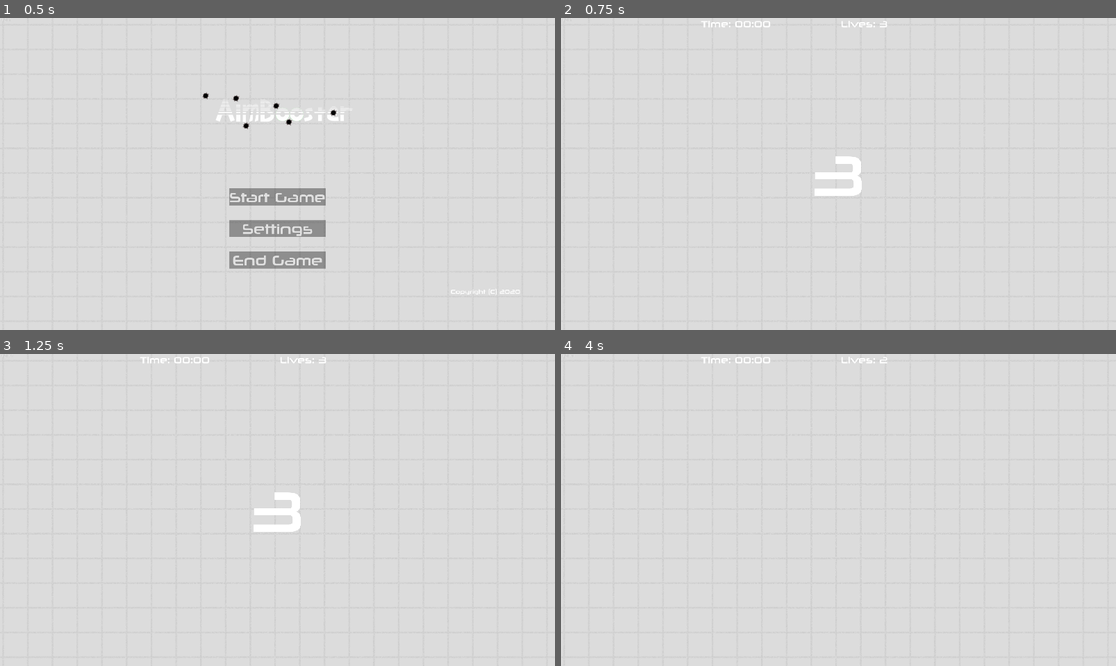
Above: before the commit, frames 1-4 (two rows, left to right).
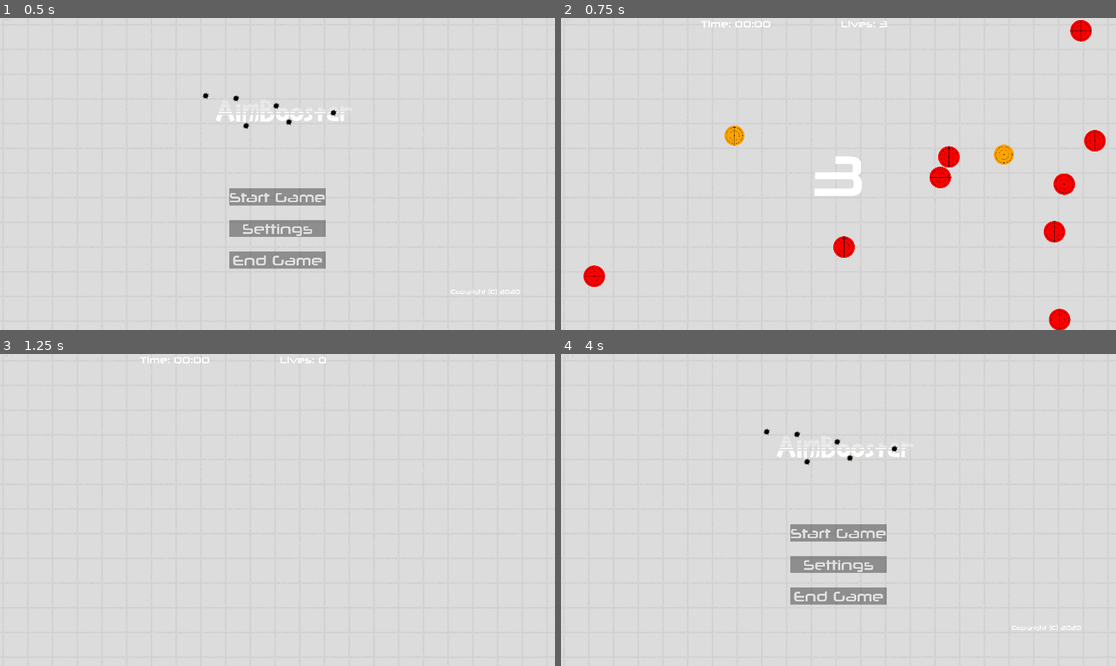
Above: after the commit, the same moments.

Repository: CasualYT31/aimbooster
Game: Godot game, scene res://scenes/Root.tscn
Two runs of this game, one before a commit and one after it. Both use one fixed random seed, a clock stepped at 60 frames per second and the inputs below.
Inputs (mouse positions are in pixels of both pictures, inside the frame that each line leads up to):
- Up to frame 1 (0.5 s): no input
- Up to frame 2 (0.75 s): click "Start Game" at 0.5 s
- Up to frame 3 (1.25 s): no input
- Up to frame 4 (4 s): tap Enter at 1.25, 3.5 s; move the mouse to (960, 494) at 1.27 s; click (960, 494) at 1.42 s; tap Space at 2 s; move the mouse to (727, 525) at 2.02 s; click (727, 525) at 2.17 s; move the mouse to (894, 441) at 2.77 s; click (894, 441) at 2.92 s; move the mouse to (810, 572) at 3.52 s; click (810, 572) at 3.67 s

Frame 1 is identical in both runs. In frame 2, 2.3% of the frame differs, in the area x 4-99%, y 0-100%; in frame 3, 0.6%; in frame 4, 2.9%, in the area x 25-94%, y 0-89%.

Commit message:
Added difficulty slider to effect starting difficulty, and added conditional end game message

Diff:
--- a/scenes/GameMenu.tscn
+++ b/scenes/GameMenu.tscn
@@ -6,8 +6,12 @@
 [ext_resource path="res://graphical/ButtonStyles/ButtonNormal.stylebox" type="StyleBox" id=4]
 [ext_resource path="res://graphical/ButtonStyles/ButtonsHover.stylebox" type="StyleBox" id=5]
 
+[sub_resource type="DynamicFont" id=1]
+size = 200
+font_data = ExtResource( 1 )
+
 [sub_resource type="DynamicFont" id=2]
-size = 200
+size = 32
 font_data = ExtResource( 1 )
 
 [sub_resource type="DynamicFont" id=3]
@@ -15,11 +19,11 @@
 font_data = ExtResource( 1 )
 
 [sub_resource type="DynamicFont" id=4]
-size = 32
+size = 48
 font_data = ExtResource( 1 )
 
 [sub_resource type="DynamicFont" id=5]
-size = 48
+size = 40
 font_data = ExtResource( 1 )
 
 [sub_resource type="DynamicFont" id=6]
@@ -31,10 +35,6 @@
 font_data = ExtResource( 1 )
 
 [sub_resource type="DynamicFont" id=8]
-size = 40
-font_data = ExtResource( 1 )
-
-[sub_resource type="DynamicFont" id=9]
 size = 40
 font_data = ExtResource( 1 )
 
--- a/scenes/SettingsMenu.tscn
+++ b/scenes/SettingsMenu.tscn
@@ -106,7 +106,7 @@
 [node name="GridContainer" type="GridContainer" parent="MarginContainer/VBoxContainer"]
 margin_left = 418.0
 margin_right = 1261.0
-margin_bottom = 460.0
+margin_bottom = 520.0
 size_flags_horizontal = 4
 size_flags_vertical = 2
 custom_constants/vseparation = 20
@@ -305,33 +305,60 @@
 margin_bottom = 340.0
 custom_fonts/font = SubResource( 14 )
 
+[node name="StartDifficultyLabel" type="Label" parent="MarginContainer/VBoxContainer/GridContainer"]
+margin_top = 360.0
+margin_right = 299.0
+margin_bottom = 400.0
+custom_fonts/font = SubResource( 14 )
+text = "Start Difficulty"
+align = 2
+
+[node name="StartDifficulty" type="HSlider" parent="MarginContainer/VBoxContainer/GridContainer"]
+margin_left = 319.0
+margin_top = 360.0
+margin_right = 673.0
+margin_bottom = 400.0
+size_flags_horizontal = 3
+size_flags_vertical = 3
+min_value = 1.0
+max_value = 4.0
+step = 0.1
+value = 1.0
+
+[node name="StartDifficultyValueLabel" type="Label" parent="MarginContainer/VBoxContainer/GridContainer"]
+margin_left = 693.0
+margin_top = 360.0
+margin_right = 843.0
+margin_bottom = 400.0
+custom_fonts/font = SubResource( 14 )
+
 [node name="FullscreenLabel" type="Label" parent="MarginContainer/VBoxContainer/GridContainer"]
 margin_left = 74.0
-margin_top = 360.0
-margin_right = 299.0
-margin_bottom = 400.0
+margin_top = 420.0
+margin_right = 299.0
+margin_bottom = 460.0
 size_flags_horizontal = 8
 custom_fonts/font = SubResource( 15 )
 text = "Full Screen"
 
 [node name="Fullscreen" type="CheckBox" parent="MarginContainer/VBoxContainer/GridContainer"]
 margin_left = 319.0
-margin_top = 360.0
-margin_right = 673.0
-margin_bottom = 400.0
+margin_top = 420.0
+margin_right = 673.0
+margin_bottom = 460.0
 size_flags_horizontal = 3
 size_flags_vertical = 3
 
 [node name="MarginContainer" type="MarginContainer" parent="MarginContainer/VBoxContainer/GridContainer"]
 margin_left = 693.0
-margin_top = 360.0
-margin_right = 843.0
-margin_bottom = 400.0
+margin_top = 420.0
+margin_right = 843.0
+margin_bottom = 460.0
 
 [node name="FPSCounterLabel" type="Label" parent="MarginContainer/VBoxContainer/GridContainer"]
-margin_top = 420.0
-margin_right = 299.0
-margin_bottom = 460.0
+margin_top = 480.0
+margin_right = 299.0
+margin_bottom = 520.0
 custom_fonts/font = SubResource( 16 )
 text = "FPS-Counter"
 align = 2
@@ -341,15 +368,15 @@
 
 [node name="FPSCounterButton" type="CheckBox" parent="MarginContainer/VBoxContainer/GridContainer"]
 margin_left = 319.0
-margin_top = 420.0
-margin_right = 673.0
-margin_bottom = 460.0
+margin_top = 480.0
+margin_right = 673.0
+margin_bottom = 520.0
 
 [node name="BackButton" type="Button" parent="MarginContainer/VBoxContainer/GridContainer"]
 margin_left = 693.0
-margin_top = 420.0
-margin_right = 843.0
-margin_bottom = 460.0
+margin_top = 480.0
+margin_right = 843.0
+margin_bottom = 520.0
 rect_min_size = Vector2( 150, 0 )
 size_flags_horizontal = 3
 size_flags_vertical = 4
@@ -371,6 +398,7 @@
 [connection signal="pressed" from="MarginContainer/VBoxContainer/GridContainer/ModeContainer/ModeEnemy" to="." method="_on_ModeEnemy_pressed"]
 [connection signal="value_changed" from="MarginContainer/VBoxContainer/GridContainer/Lives" to="." method="_on_Lives_value_changed"]
 [connection signal="value_changed" from="MarginContainer/VBoxContainer/GridContainer/Time" to="." method="_on_Time_value_changed"]
+[connection signal="value_changed" from="MarginContainer/VBoxContainer/GridContainer/StartDifficulty" to="." method="_on_StartDifficulty_value_changed"]
 [connection signal="toggled" from="MarginContainer/VBoxContainer/GridContainer/Fullscreen" to="." method="_on_Fullscreen_toggled"]
 [connection signal="toggled" from="MarginContainer/VBoxContainer/GridContainer/FPSCounterButton" to="." method="_on_FPSCounterButton_toggled"]
 [connection signal="pressed" from="MarginContainer/VBoxContainer/GridContainer/BackButton" to="." method="_on_BackButton_pressed"]
--- a/scripts/Game.gd
+++ b/scripts/Game.gd
@@ -25,7 +25,7 @@
 var minutes: int = 0
 # spawn timing variables
 var spawnTimerCounter: float = 0.0 # timer that counts the number of seconds since last spawn
-var timeUntilNextSpawn: float = 3.0 # defines the length of time that must elapse until next spawn
+var timeUntilNextSpawn: float = 0.0 # <<<defined value in _ready
 
 # Variables - Difficulty Data
 # variables that define difficulty
@@ -48,11 +48,12 @@
 var chanceOfStationaryTarget: int = 100
 # how long the target should remain on screen for
 # this value is to be gradually made smaller when adjusting difficulty
-var activeLifeOfTarget: float = 2.5 # timeUntilNextSpawn
-
+var activeLifeOfTarget: float = 0.0 # check _ready for value changes <<<< IMPORTANT
 # Variables - Game Over State Data
 # flag which signifies if the game has ended or not
 var gameHasEnded := false
+
+var gameOverText: = " " # Text for end of game message
 
 # Functions - Initialisation
 func _ready():
@@ -60,6 +61,13 @@
 	statistics = Statistics.new(settings.lives, settings.time)
 	lives = settings.lives
 	_updateLivesDisplay()
+
+	timeUntilNextSpawn = settings.startDifficulty # defines the length of time that must elapse until next spawn
+
+	if timeUntilNextSpawn >= 0.8:
+		activeLifeOfTarget = timeUntilNextSpawn - 0.5
+	else:
+		activeLifeOfTarget = 0.3
 
 # Functions - Game Loop
 func _process(delta):
@@ -141,9 +149,9 @@
 	# decrease both activeLifeOfTarget and timeUntilNextSpawn by a small random amount
 func _increaseDifficulty():
 	if timeUntilNextSpawn >= 0.2:
-		timeUntilNextSpawn -= randf() / 10 * 5
+		timeUntilNextSpawn -= randf() / 10
 	if activeLifeOfTarget >= 0.3:
-		activeLifeOfTarget -= randf() / 10 * 5
+		activeLifeOfTarget -= randf() / 10
 
 	if chanceOfRedTarget >= chanceOfOrangeTarget:
 		chanceOfRedTarget -= 2
@@ -242,9 +250,11 @@
 	# REMEMBER THAT THE TIME VARIABLE STORED IN SETTINGS IS IN __MINUTES__!
 	if settings.time != settings.INFINITE_TIME && entireLengthOfGame > settings.time * 60:
 		_endGame()
+		gameOverText = "Time's Up!"
 	# condition 3: if a lives limit is set, and lives has reached 0, end game
 	if settings.lives != settings.INFINITE_LIVES && lives == 0:
 		_endGame()
+		gameOverText = "Game Over!"
 	# if game has ended, increment internal timer anyway so that we can time Game Over! segment
 	if gameHasEnded:
 		entireLengthOfGame += delta
@@ -254,11 +264,13 @@
 			# for now, just go back to the main menu
 			_on_QuitButton_pressed()
 
+
+
 # should be called when the game is over
 func _endGame():
 	if !gameHasEnded:
 		gameHasEnded = true
-		$StartCountdown.text = "Game Over!"
+		$StartCountdown.text = gameOverText
 		$TargetParent.visible = false
 		statistics.finishGame(lives, entireLengthOfGame)
 		entireLengthOfGame = 0.0 # reset internal timer so that game over! segment can be timed from 0.0
--- a/scripts/Settings.gd
+++ b/scripts/Settings.gd
@@ -12,6 +12,7 @@
 export var time: int = INFINITE_TIME setget setTime, getTime
 export var fullscreen: bool = OS.window_fullscreen setget setFullscreen, getFullscreen
 export var fpsCounter: bool = true setget setFPSVisible, getFPSVisible
+export var startDifficulty: float = 0.0 setget setStartDifficulty, getStartDifficulty
 
 # constructor: loads settings file and updates variables
 func _init():
@@ -45,6 +46,8 @@
 				self.fullscreen = data["fullscreen"]
 			if (data.has("fpscounter")):
 				self.fpsCounter = data["fpscounter"]
+			if (data.has("startdifficulty")):
+				self.startDifficulty = data["startdifficulty"]
 			file.close()
 
 # saves settings to file
@@ -57,7 +60,8 @@
 		lives = self.lives,
 		time = self.time,
 		fullscreen = self.fullscreen,
-		fpscounter = self.fpsCounter
+		fpscounter = self.fpsCounter,
+		startdifficulty = self.startDifficulty
 	}
 	var file = File.new()
 	if file.open(SETTINGS_FILE_PATH, File.WRITE) != 0:
@@ -132,3 +136,11 @@
 
 func getFPSVisible():
 	return fpsCounter
+
+func setStartDifficulty(newval):
+	if (newval < 0):
+		newval = 0
+	startDifficulty = newval
+
+func getStartDifficulty():
+	return startDifficulty
--- a/scripts/SettingsMenu.gd
+++ b/scripts/SettingsMenu.gd
@@ -27,9 +27,12 @@
 	firstFullscreenPress = false
 	get_node("MarginContainer/VBoxContainer/GridContainer/FPSCounterButton").pressed = settings.fpsCounter
 	firstFPSCounterPress = false
+	get_node("MarginContainer/VBoxContainer/GridContainer/StartDifficulty").value = settings.startDifficulty
+	_updateStartDifficultyLabel()
 	if (limit):
 		get_node("MarginContainer/VBoxContainer/GridContainer/ModeContainer/ModeNormal").disabled = true
 		get_node("MarginContainer/VBoxContainer/GridContainer/ModeContainer/ModeEnemy").disabled = true
+		get_node("MarginContainer/VBoxContainer/GridContainer/StartDifficulty").editable = false
 		get_node("MarginContainer/VBoxContainer/GridContainer/Lives").editable = false
 		get_node("MarginContainer/VBoxContainer/GridContainer/Time").editable = false
 
@@ -87,6 +90,9 @@
 	else:
 		get_node("MarginContainer/VBoxContainer/GridContainer/TimeValueLabel").text = str(settings.time) + (" min" if settings.time == 1 else " mins")
 
+func _updateStartDifficultyLabel():
+	get_node("MarginContainer/VBoxContainer/GridContainer/StartDifficultyValueLabel").text = str(settings.startDifficulty)
+
 func _on_BackButton_pressed():
 	emit_signal("open_previous_menu")
 
@@ -139,3 +145,8 @@
 	if !firstFPSCounterPress:
 		settings.fpsCounter = !settings.fpsCounter
 		settings.save()
+
+func _on_StartDifficulty_value_changed(value):
+	settings.startDifficulty = value
+	_updateStartDifficultyLabel()
+	settings.save()
Not shown: 8 places in scenes/GameMenu.tscn that only renumber resources
